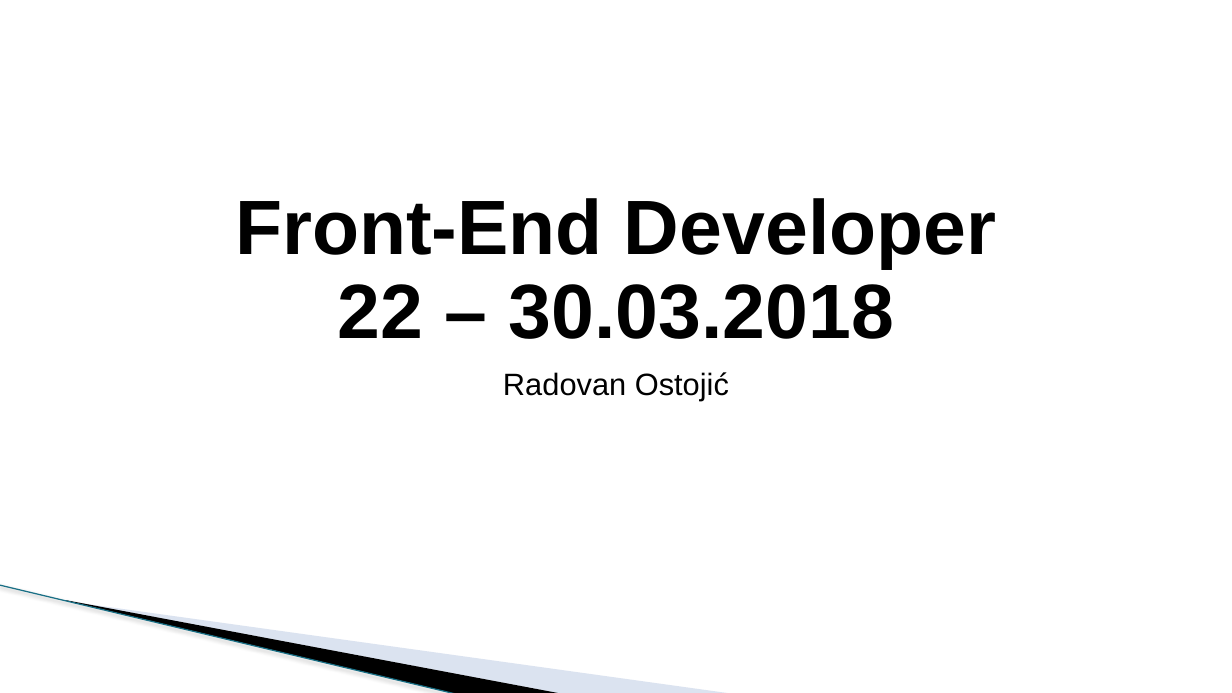
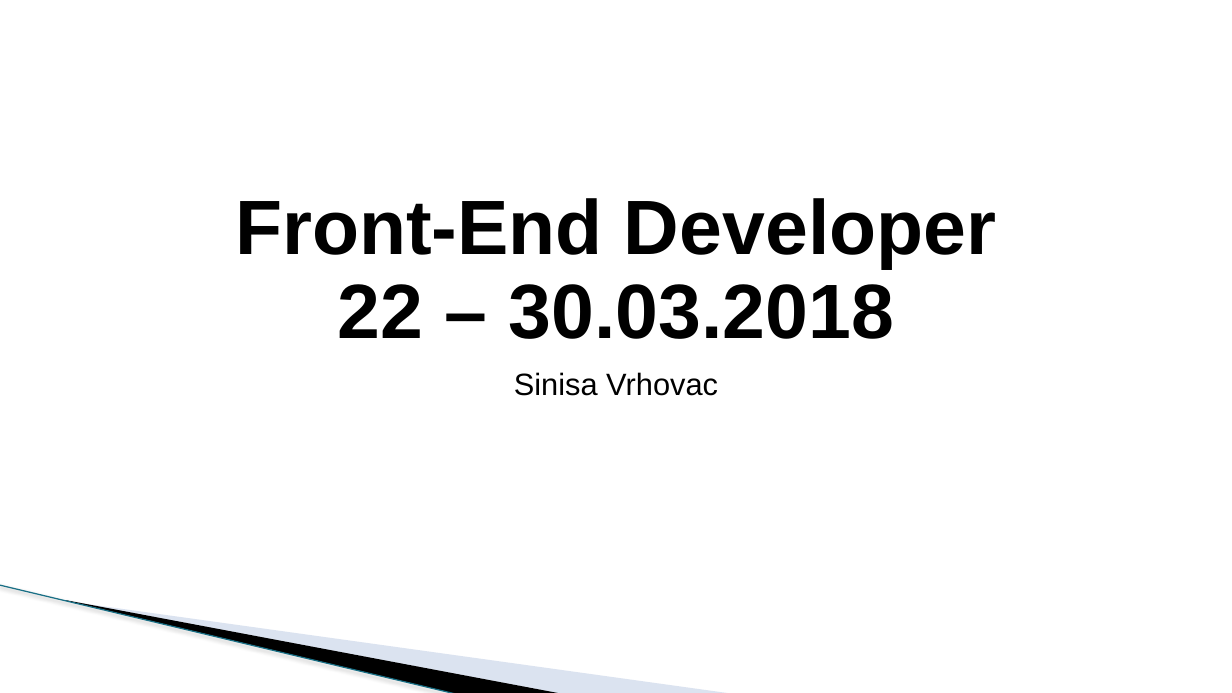
Before and after one commit to todalexcode/kurs-front-end, a slide deck: slide 1 of sesija-22/PPT/Front-End Developer-22.pptx. Drawn at 1232x693 pixels with LibreOffice and Linux fonts; fonts in the diff are those of the drawing; background and template pictures are left out. Boxes give left, top, right and bottom in pixels: in the first picture for what was removed or moved away, otherwise in the second. Text is boxed around its words. In the diff, an @@ line names an element or a change of style, - is before the commit and + after.

```diff
--- a/sesija-22/PPT/Front-End Developer-22.pptx
+++ b/sesija-22/PPT/Front-End Developer-22.pptx
@@ subtitle at <box>514,372,718,396</box>: text changed @@
-Radovan Ostojić
+Sinisa Vrhovac
```
Also in this commit, not shown: 1 other slide changed, 12 slides added, 2 slides removed, 8 other files.
